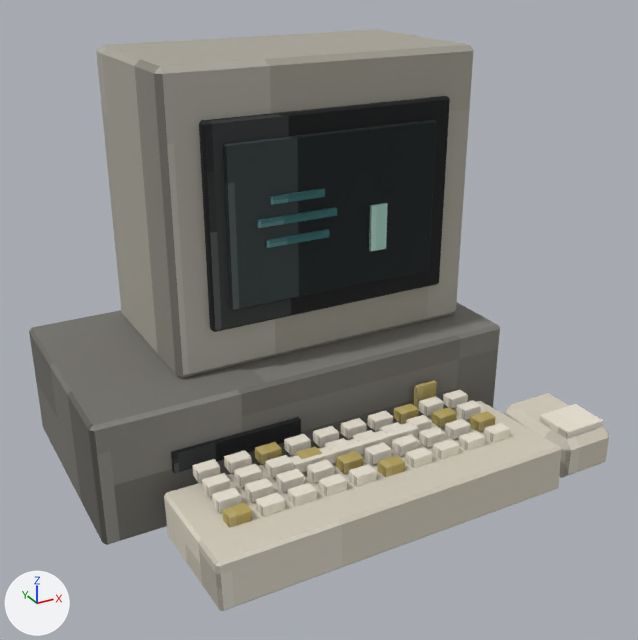
An edit to the glTF model assets/props/maze/retro_computer_desktop_ivory.glb, drawn before and after from the same camera.
Camera for both pictures: a camera (50 mm lens) standing at (-0.822, -1.739, 1.145) and looking at (0.036, -0.18, 0.365). The axes (+X, +Y, +Z) are drawn at lower left. The lights are the same throughout. The picture after the commit comes second. Where no turn or scale is listed for an object, it has been applied to the vertices. Vertices at exactly the same position are counted once.

Objects in the first picture: 'DesktopCase', 'FloppySlot', 'KeyboardBody', 'MonitorFace', 'MonitorGlow', 'MonitorShell', 'Mouse', 'MouseButton', 'SpaceBar' and 45 more.
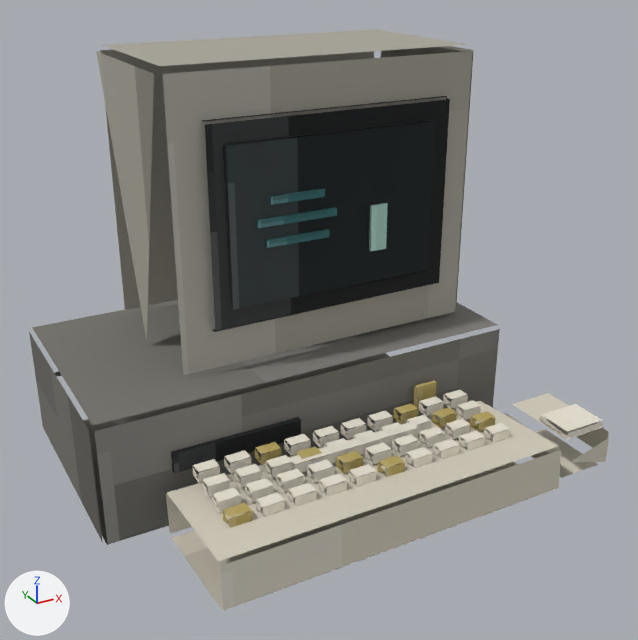
The change, as a diff of the scene's bpy script:
```diff
--- a/assets/props/maze/retro_computer_desktop_ivory.glb.py
+++ b/assets/props/maze/retro_computer_desktop_ivory.glb.py
@@ me_cube @@
 # used by ob_desktopcase; location = (0.0, 0.02, 0.14)
-me_cube.from_pydata(...)  # 24 vertices, 44 faces; spans x -0.5..0.5, y -0.27..0.27, z -0.14..0.14
+me_cube.from_pydata(...)  # 19 vertices, 9 faces; spans x -0.5..0.492, y -0.27..0.27, z -0.14..0.14
+# me_cube part 1
+# 6 vertices are removed from x -0.492..0.5, y -0.262..0.27, z -0.132..0.132
+# 36 faces are deleted
+# 1 vertex is added at (-0.492, 0.27, 0.0)
+# 1 new face joins them
 me_cube.materials.append(mat_retro_computer_desktop_ivory_pixel_paint)
@@ me_cube_011 @@
 # used by ob_keyboardbody; location = (0.02, -0.43, 0.075)
-me_cube_011.from_pydata(...)  # 24 vertices, 44 faces; spans x -0.4..0.4, y -0.143..0.143, z -0.062..0.062
+me_cube_011.from_pydata(...)  # 19 vertices, 9 faces; spans x -0.394..0.4, y -0.143..0.143, z -0.062..0.062
+# me_cube_011 part 2
+# 6 vertices are removed from x -0.4..0.4, y -0.137..0.137, z -0.056..0.056
+# 36 faces are deleted
+# 1 vertex is added at (0.4, -0.134, 0.009)
+# 1 new face joins them
 me_cube_011.materials.append(mat_retro_computer_desktop_ivory_pixel_paint)
@@ me_cube_004 @@
 # used by ob_monitorface; location = (0.08, -0.158, 0.6)
-me_cube_004.from_pydata(...)  # 24 vertices, 44 faces; spans x -0.288..0.288, y -0.011..0.011, z -0.218..0.218
+me_cube_004.from_pydata(...)  # 19 vertices, 9 faces; spans x -0.284..0.288, y -0.011..0.011, z -0.218..0.218
+# me_cube_004 part 3
+# 6 vertices are removed from x -0.288..0.284, y -0.006..0.006, z -0.218..0.213
+# 36 faces are deleted
+# 1 vertex is added at (0.284, 0.0, -0.218)
+# 1 new face joins them
 me_cube_004.materials.append(mat_retro_computer_desktop_ivory_pixel_paint)
@@ me_cube_003 @@
 # used by ob_monitorshell; location = (0.08, 0.05, 0.6)
-me_cube_003.from_pydata(...)  # 24 vertices, 44 faces; spans x -0.365..0.365, y -0.2..0.2, z -0.32..0.32
+me_cube_003.from_pydata(...)  # 19 vertices, 9 faces; spans x -0.365..0.365, y -0.2..0.2, z -0.308..0.32
+# me_cube_003 part 4
+# 6 vertices are removed from x -0.365..0.353, y -0.188..0.188, z -0.32..-0.308
+# 36 faces are deleted
+# 1 vertex is added at (-0.365, 0.0, -0.308)
+# 1 new face joins them
 me_cube_003.materials.append(mat_retro_computer_desktop_ivory_pixel_paint)
@@ me_cube_053 @@
 # used by ob_mouse; location = (0.53, -0.43, 0.065)
-me_cube_053.from_pydata(...)  # 24 vertices, 44 faces; spans x -0.075..0.075, y -0.11..0.11, z -0.05..0.05
+me_cube_053.from_pydata(...)  # 19 vertices, 9 faces; spans x -0.075..0.075, y -0.11..0.092, z -0.05..0.05
+# me_cube_053 part 5
+# 6 vertices are removed from x -0.057..0.057, y -0.11..0.11, z -0.032..0.032
+# 36 faces are deleted
+# 1 vertex is added at (-0.057, -0.11, 0.0)
+# 1 new face joins them
 me_cube_053.materials.append(mat_retro_computer_desktop_ivory_pixel_paint)
```

Boxes (x1, y1, x2, y2) around the edits, measured in the pictures (638 x 640 px):
'MonitorShell', reshaped: before (96, 29, 474, 378); after (96, 29, 474, 375)
'DesktopCase', reshaped: before (29, 303, 500, 545); after (29, 300, 500, 545)
'KeyboardBody', reshaped: before (164, 401, 561, 611); after (166, 401, 561, 611)
'MonitorFace', reshaped: before (199, 96, 450, 332); after (201, 96, 450, 332)
part 1 of me_cube, cut back (mostly hidden afterwards): before (29, 325, 500, 545); after (55, 371, 62, 376)
part 2 of me_cube_011, cut back: before (164, 446, 561, 611); after (531, 452, 545, 458)
part 3 of me_cube_004, cut back: before (199, 97, 450, 332); after (213, 293, 390, 332)
part 4 of me_cube_003, cut back: before (96, 45, 474, 378); after (96, 51, 154, 340)
part 5 of me_cube_053, cut back: before (505, 404, 609, 476); after (570, 438, 609, 463)
